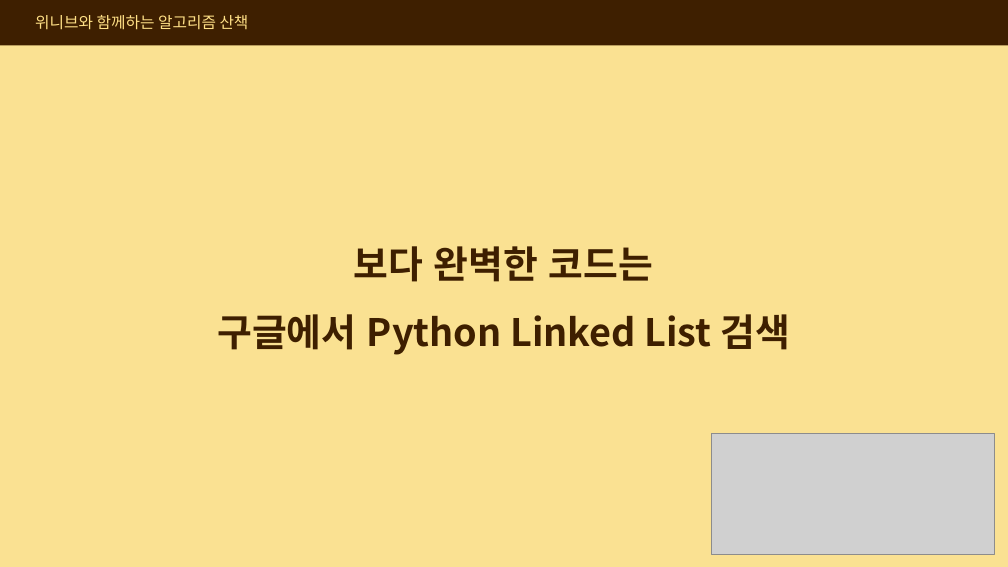
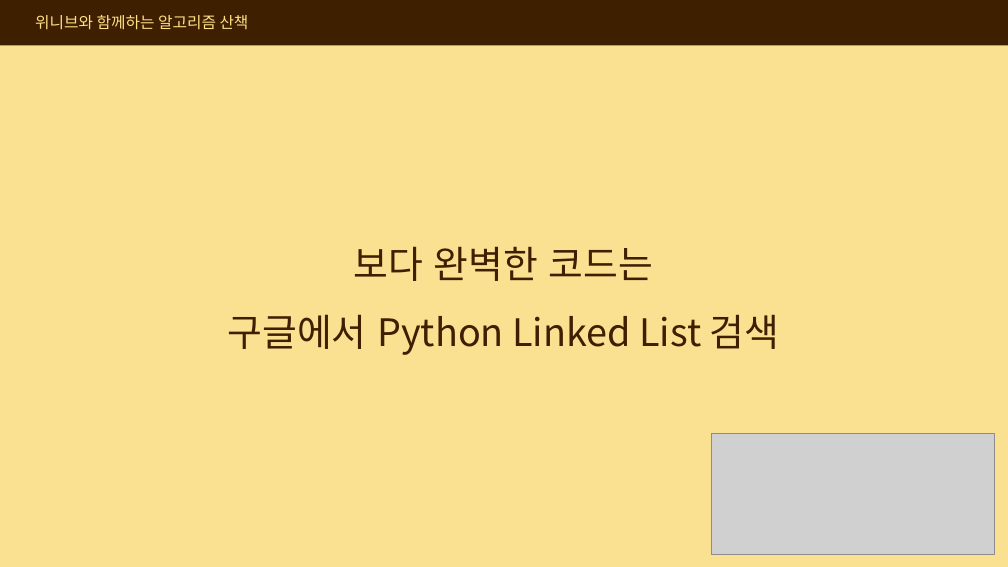
Before and after one commit to paullabkorea/Algorithm-walk-with-wenivs, a slide deck: slide 47 of 003_자료구조(220707).pptx. Drawn at 1008x567 pixels with LibreOffice and Linux fonts; fonts in the diff are those of the drawing; grey boxes stand for pictures. Boxes give left, top, right and bottom in pixels: in the first picture for what was removed or moved away, otherwise in the second. Text is boxed around its words. In the diff, an @@ line names an element or a change of style, - is before the commit and + after.

```diff
--- a/003_자료구조(220707).pptx
+++ b/003_자료구조(220707).pptx
@@ text "보다 완벽한 코드는" at <box>228,246,780,355</box>: bold off @@
```
Also in this commit, not shown: 6 other slides changed, 1 slide removed, 12 other files.
